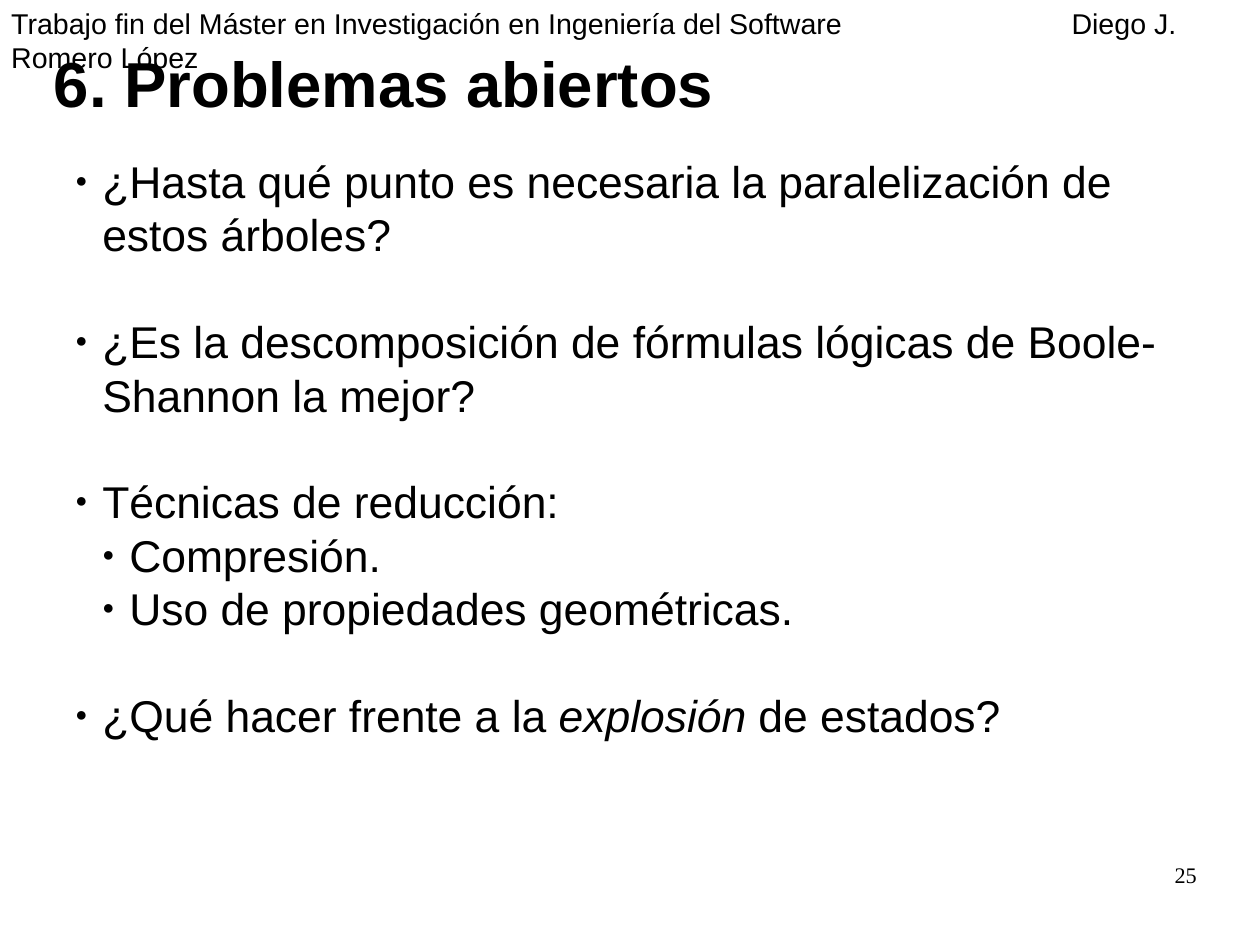
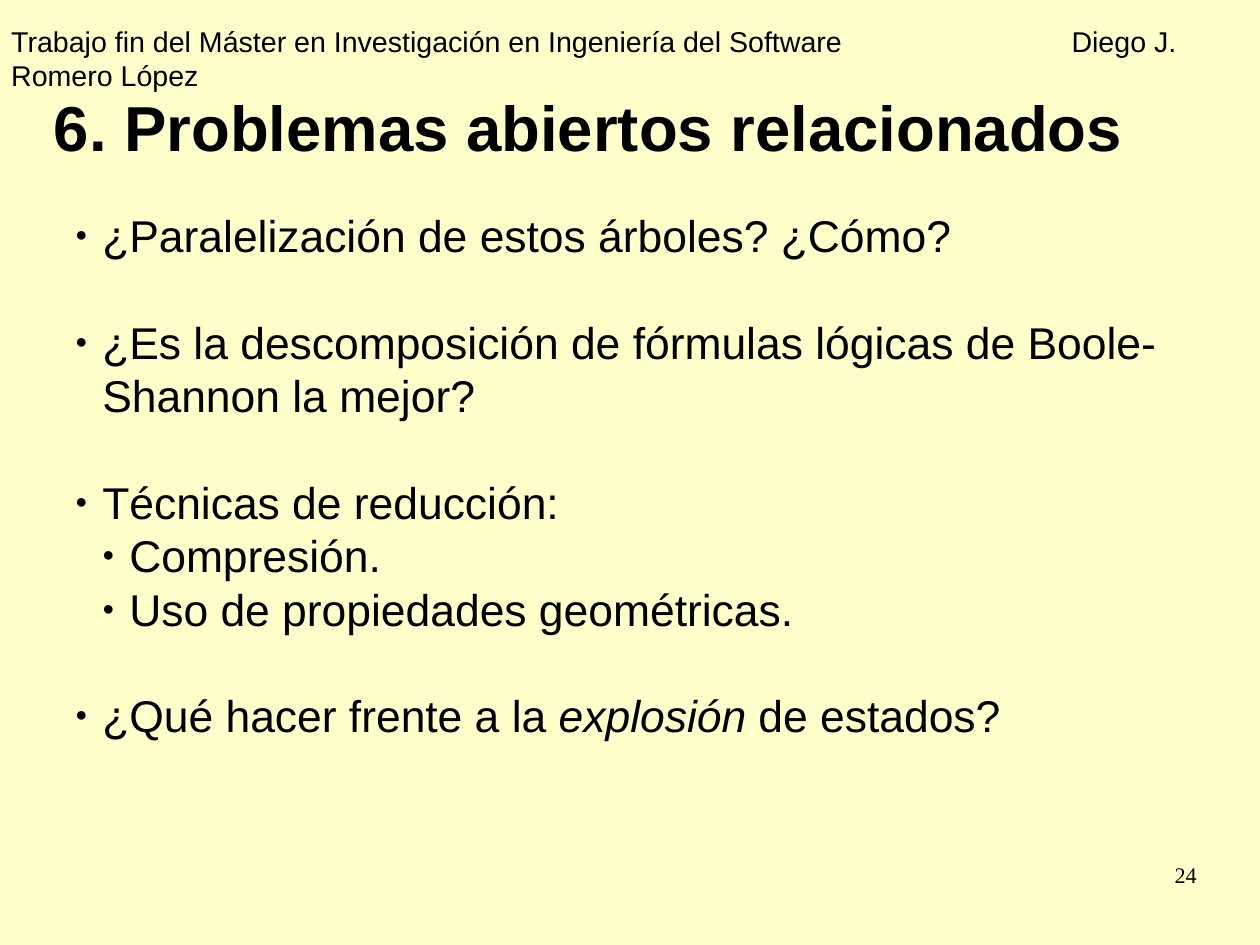
Before and after one commit to diegojromerolopez/djbdd, a slide deck: slide 24 of doc/presentacion.odp (slide 25 before the commit). Drawn at 1260x945 pixels with LibreOffice and Linux fonts; fonts in the diff are those of the drawing. Boxes give left, top, right and bottom in pixels: in the first picture for what was removed or moved away, otherwise in the second. Text is boxed around its words. In the diff, an @@ line names an element or a change of style, - is before the commit and + after.

```diff
--- a/doc/presentacion.odp
+++ b/doc/presentacion.odp
@@ background #FFFFFF to #FFFFCC @@
@@ text "Trabajo fin del Máster en ...": place and size @@
-text "Trabajo fin del Máster en ..." at [11, 13, 1176, 39]
+text "Trabajo fin del Máster en ..." at [11, 31, 1176, 57]
@@ text at [54, 105, 1122, 152]: text changed @@
-6. Problemas abiertos
+6. Problemas abiertos relacionados
@@ text "¿Paralelización de estos árboles? ¿Cómo?": place and size @@
-text "¿Paralelización de estos árboles? ¿Cómo?" at [102, 165, 1156, 741]
+text "¿Paralelización de estos árboles? ¿Cómo?" at [102, 219, 1156, 733]
@@ text at [102, 219, 951, 260]: text changed @@
-● ¿Hasta qué punto es necesaria la paralelización de estos árboles?
+● ¿Paralelización de estos árboles? ¿Cómo?
@@ page number at [1175, 868, 1197, 883]: text changed @@
-25
+24
```
Also in this commit, not shown: 23 other slides changed, 3 slides added, 2 slides removed, 1 other file.
